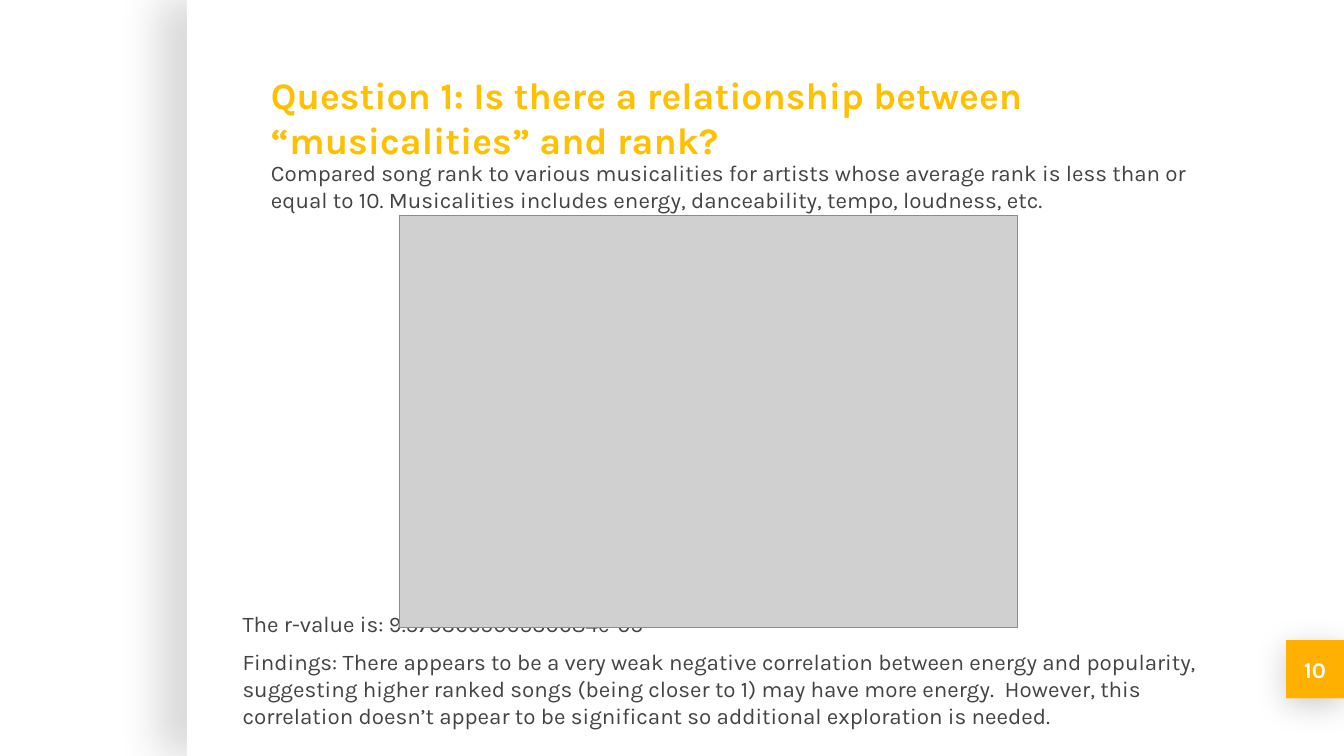
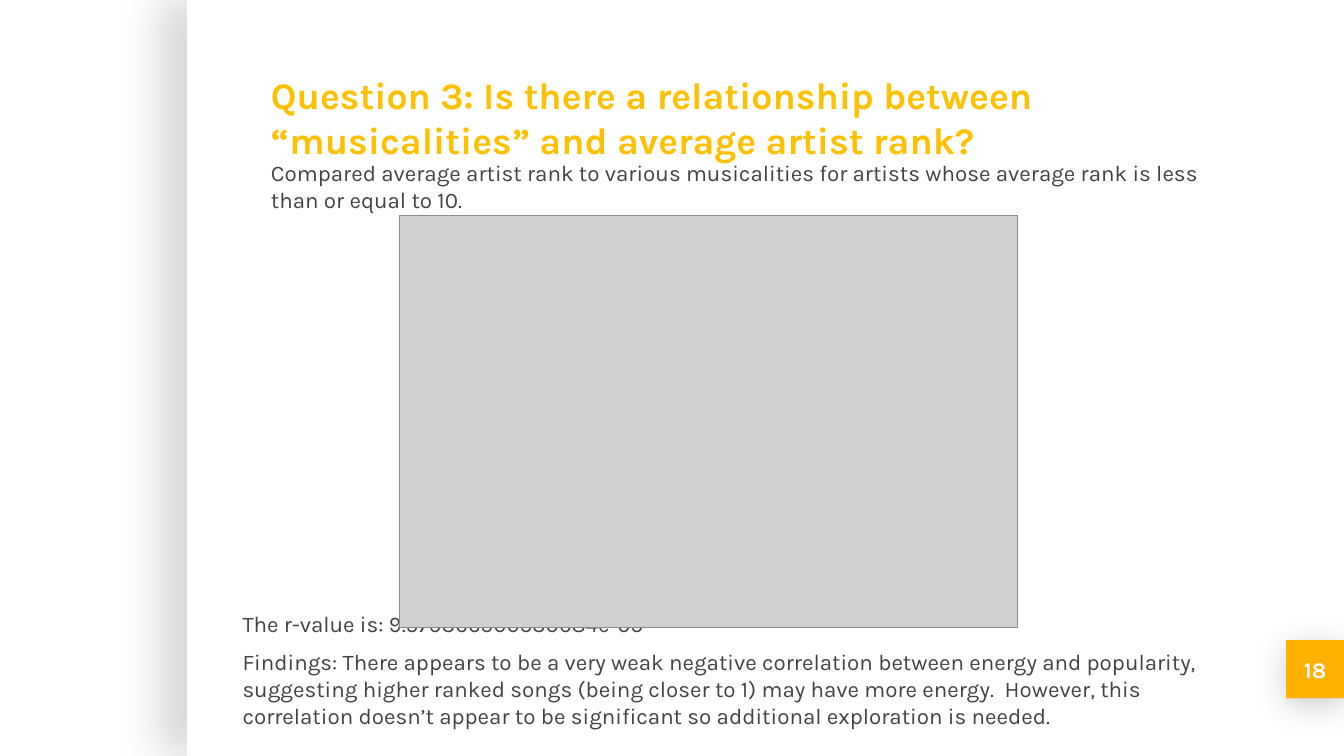
Before and after one commit to michellesimek/project_1, a slide deck: slide 18 of Project 1 PPT.pptx (slide 10 before the commit). Drawn at 1344x756 pixels with LibreOffice and Linux fonts; fonts in the diff are those of the drawing; grey boxes stand for pictures; background and template pictures are left out. Boxes give left, top, right and bottom in pixels: in the first picture for what was removed or moved away, otherwise in the second. Text is boxed around its words. In the diff, an @@ line names an element or a change of style, - is before the commit and + after.

```diff
--- a/Project 1 PPT.pptx
+++ b/Project 1 PPT.pptx
@@ title at box(271, 82, 1032, 164): text changed @@
-Question 1: Is there a relationship between “musicalities” and rank?
+Question 3: Is there a relationship between “musicalities” and average artist rank?
@@ subtitle at box(271, 161, 1197, 214): text changed @@
-Compared song rank to various musicalities for artists whose average rank is less than or equal to 10. Musicalities includes energy, danceability, tempo, loudness, etc.
+Compared average artist rank to various musicalities for artists whose average rank is less than or equal to 10.
@@ page number at box(1304, 663, 1326, 679): text changed @@
-10
+18
```
Also in this commit, not shown: 12 other slides changed, 5 slides added.
